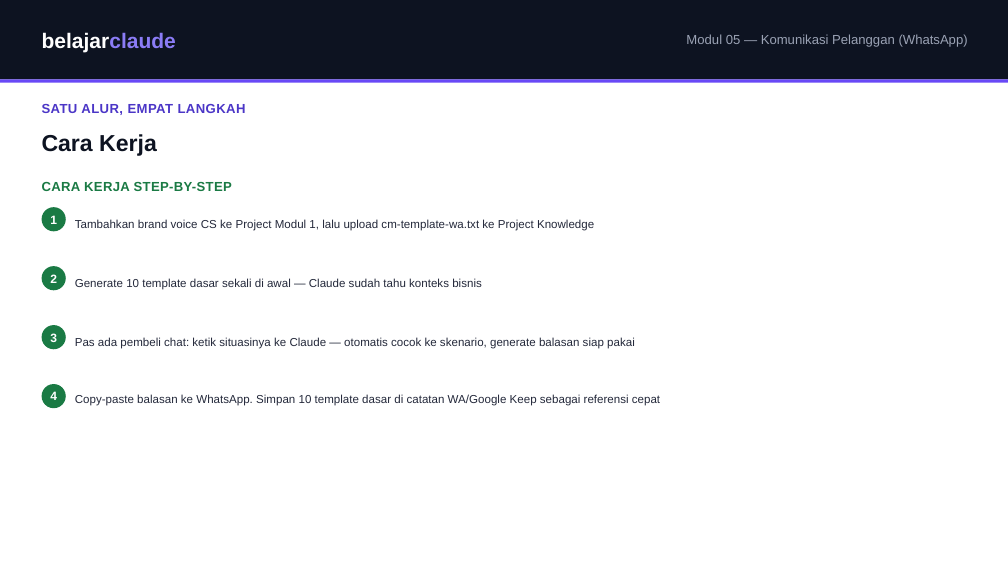
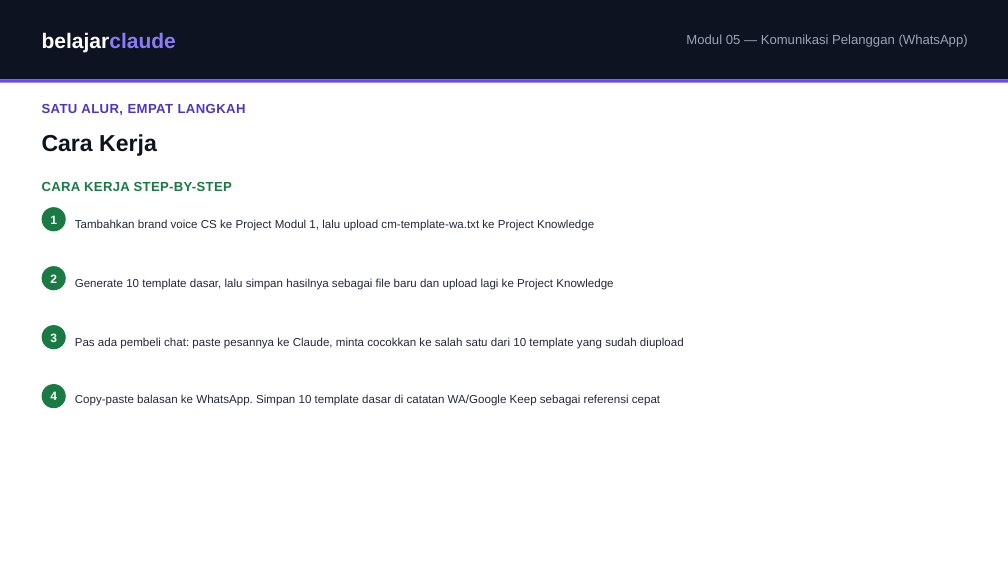
Before and after one commit to juliautomo/belajar-claude, a slide deck: slide 4 of Content-Marketing/M05-Komunikasi-Pelanggan/K3-M05-Komunikasi-Pelanggan.pptx. Drawn at 1008x567 pixels with LibreOffice and Linux fonts; fonts in the diff are those of the drawing. Boxes give left, top, right and bottom in pixels: in the first picture for what was removed or moved away, otherwise in the second. Text is boxed around its words. In the diff, an @@ line names an element or a change of style, - is before the commit and + after.

Commit message:
M05: Latihan 2 now saves generated templates back to Project Knowledge; Latihan 3 matches real messages to those templates instead of generating from scratch

```diff
--- a/Content-Marketing/M05-Komunikasi-Pelanggan/K3-M05-Komunikasi-Pelanggan.pptx
+++ b/Content-Marketing/M05-Komunikasi-Pelanggan/K3-M05-Komunikasi-Pelanggan.pptx
@@ text at box(75, 278, 613, 290): text changed @@
-Generate 10 template dasar sekali di awal — Claude sudah tahu konteks bisnis
+Generate 10 template dasar, lalu simpan hasilnya sebagai file baru dan upload lagi ke Project Knowledge
@@ text at box(75, 337, 684, 349): text changed @@
-Pas ada pembeli chat: ketik situasinya ke Claude — otomatis cocok ke skenario, generate balasan siap pakai
+Pas ada pembeli chat: paste pesannya ke Claude, minta cocokkan ke salah satu dari 10 template yang sudah diupload
```
Also in this commit, not shown: 2 other slides changed, 1 other file.
